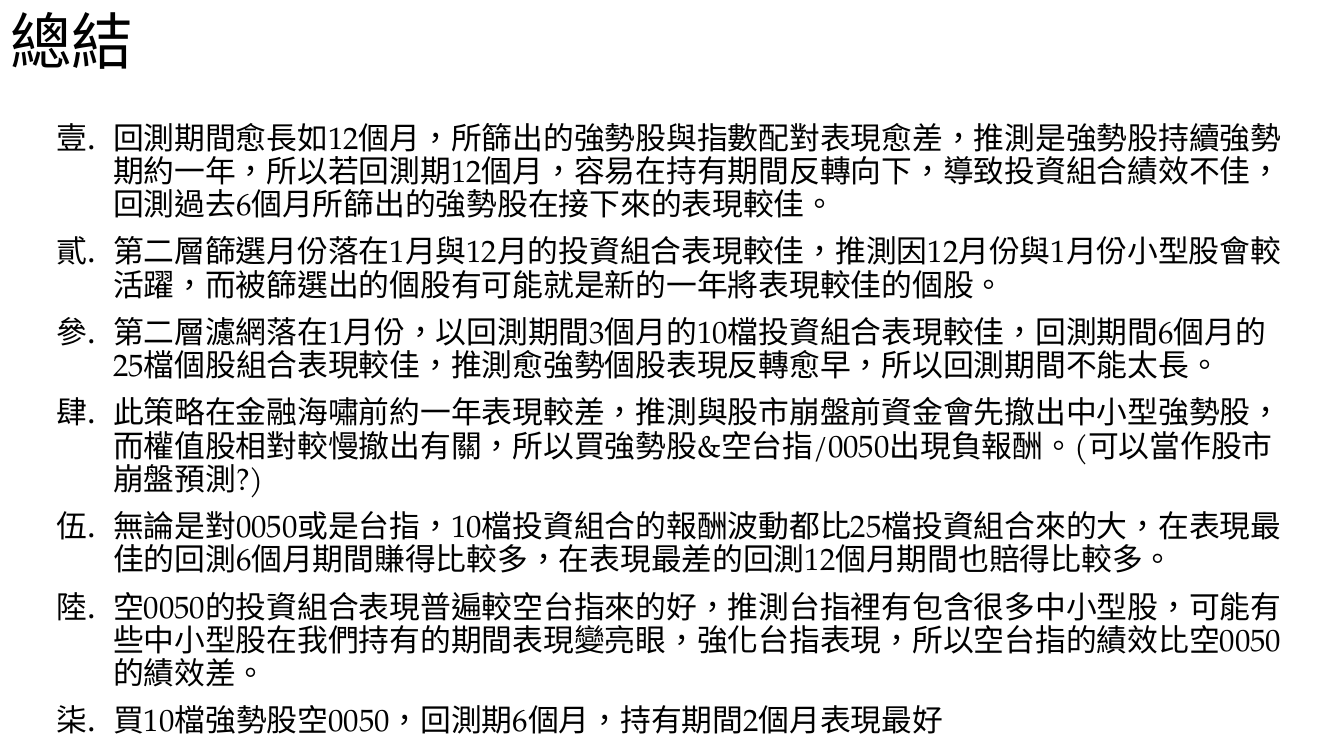
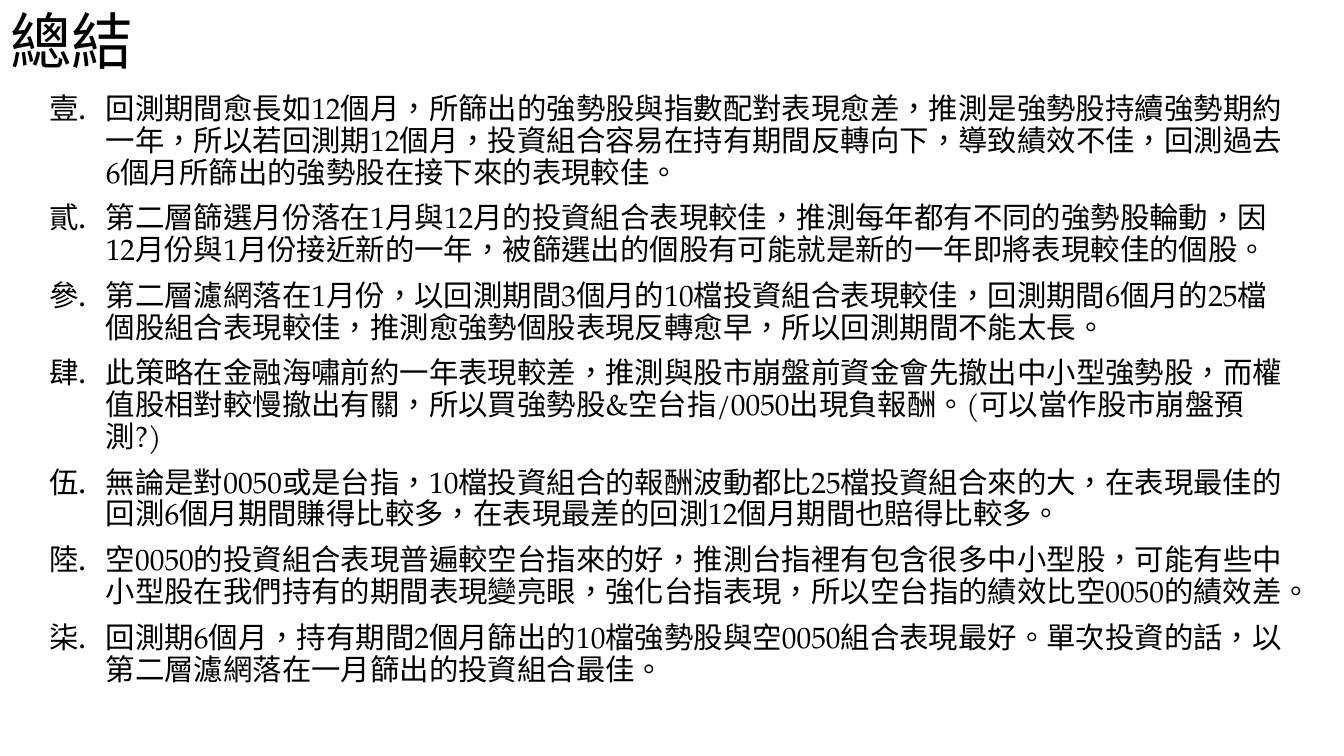
Before and after one commit to Garlylin/data, a slide deck: slide 31 of 強勢股vs.pptx. Drawn at 1344x756 pixels with LibreOffice and Linux fonts; fonts in the diff are those of the drawing. Boxes give left, top, right and bottom in pixels: in the first picture for what was removed or moved away, otherwise in the second. Text is boxed around its words. In the diff, an @@ line names an element or a change of style, - is before the commit and + after.

```diff
--- a/強勢股vs.pptx
+++ b/強勢股vs.pptx
@@ text "回測期間愈長如12個月，所篩出的強勢股與指數配對表現愈差，推測是強勢股持續強勢期約一年，所以若回測期12個月，投資組合容 ...": place and size @@
-text "回測期間愈長如12個月，所篩出的強勢股與指數配對表現愈差，推測是強勢股持續強勢期約一年，所以若回測期12個月，投資組合容 ..." at box(113, 123, 1281, 734)
+text "回測期間愈長如12個月，所篩出的強勢股與指數配對表現愈差，推測是強勢股持續強勢期約一年，所以若回測期12個月，投資組合容 ..." at box(106, 94, 1311, 683)
@@ text at box(106, 94, 1282, 263): text changed; size 22 to 21 pt @@
-1. 回測期間愈長如12個月，所篩出的強勢股與指數配對表現愈差，推測是強勢股持續強勢期約一年，所以若回測期12個月，容易在持有期間反轉向下，導致投資組合績效不佳，回測過去6個月所篩出的強勢股在接下來的表現較佳。
-2. 第二層篩選月份落在1月與12月的投資組合表現較佳，推測因12月份與1月份小型股會較活躍，而被篩選出的個股有可能就是新的一年將表現較佳的個股。
+1. 回測期間愈長如12個月，所篩出的強勢股與指數配對表現愈差，推測是強勢股持續強勢期約一年，所以若回測期12個月，投資組合容易在持有期間反轉向下，導致績效不佳，回測過去6個月所篩出的強勢股在接下來的表現較佳。
+2. 第二層篩選月份落在1月與12月的投資組合表現較佳，推測每年都有不同的強勢股輪動，因12月份與1月份接近新的一年，被篩選出的個股有可能就是新的一年即將表現較佳的個股。
@@ text at box(106, 281, 1311, 605): size 22 to 21 pt in "第二層濾網落在1月份，以回測期間3個月的10檔投資組合表現較佳，回測期間6個月的25檔個股組合表現較佳，推測愈強勢個股表 ...", "此策略在金融海嘯前約一年表現較差，推測與股市崩盤前資金會先撤出中小型強勢股，而權值股相對較慢撤出有關，所以買強勢股&空台 ...", "無論是對0050或是台指，10檔投資組合的報酬波動都比25檔投資組合來的大，在表現最佳的回測6個月期間賺得比較多，在表現 ...", "空0050的投資組合表現普遍較空台指來的好，推測台指裡有包含很多中小型股，可能有些中小型股在我們持有的期間表現變亮眼，強 ..." @@
@@ text at box(106, 623, 1282, 683): text changed; size 22 to 21 pt @@
-7. 買10檔強勢股空0050，回測期6個月，持有期間2個月表現最好
+7. 回測期6個月，持有期間2個月篩出的10檔強勢股與空0050組合表現最好。單次投資的話，以第二層濾網落在一月篩出的投資組合最佳。
```
Also in this commit, not shown: 8 other slides changed, 15 other files.
